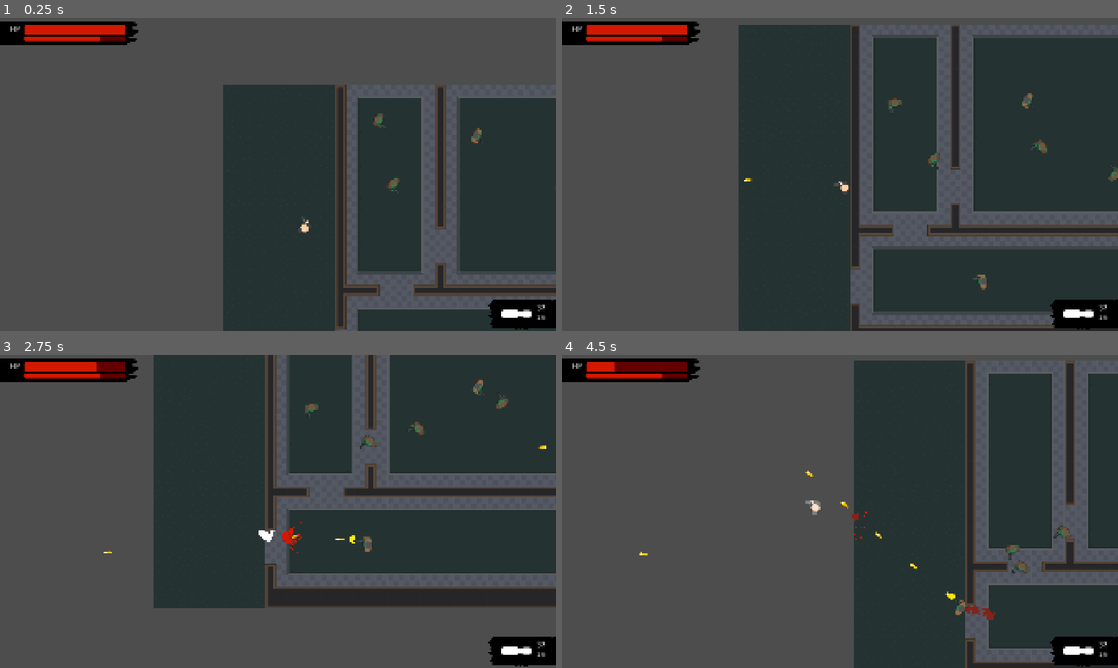
Above: before the commit, frames 1-4 (two rows, left to right).
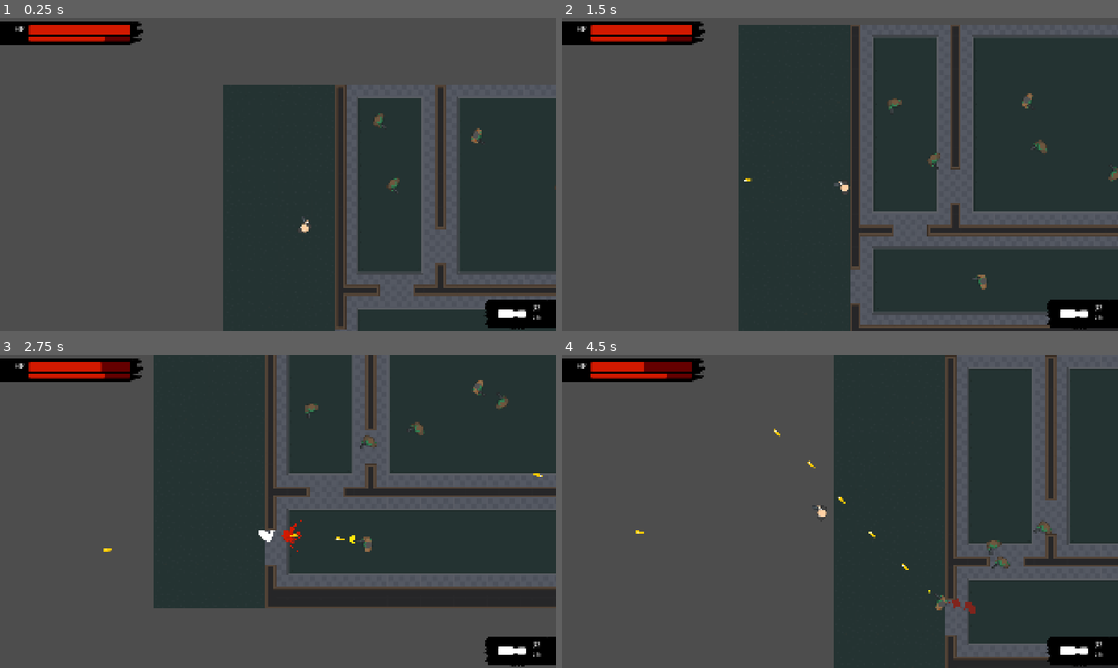
Above: after the commit, the same moments.

Repository: noor-shalaby/velvet-venom
Game: Godot game, scene res://scenes/levels/test_level2_shooters.tscn
Same seed, same stepped clock (60 frames per second), same inputs: the game is played once before the commit and once after it. This scene is started directly instead of the project's main scene. Sound files missing from this copy of the repository are replaced by a short silence.
Inputs (mouse positions are in pixels of both pictures, inside the frame that each line leads up to):
- Up to frame 1 (0.25 s): no input
- Up to frame 2 (1.5 s): tap Enter (ui_accept) at 0.5, 0.77 s; move the mouse to (962, 158) at 0.52 s; hold D (right) 0.53-1.28 s; hold Shift (dash) 0.53-1.28 s; move the mouse to (728, 190) at 1.27 s; hold S (down) from 1.28 s (still down); click (728, 190) at 1.35 s
- Up to frame 3 (2.75 s): tap Enter (ui_accept) at 1.52 s; move the mouse to (333, 442) at 2.02 s; release S (down) at 2.03 s; hold D (right) from 2.03 s (still down); hold Right mouse button (fire_alt) from 2.03 s (still down)
- Up to frame 4 (4.5 s): move the mouse to (812, 574) at 2.77 s; release D (right) at 2.78 s; release Right mouse button (fire_alt) at 2.78 s; hold Up (ui_up) 2.78-3.53 s; tap 1 (gun) at 2.85 s; tap Enter (ui_accept) at 3.02, 3.77 s; move the mouse to (1006, 558) at 3.52 s; hold 2 (machinegun) 3.53-4.28 s; hold A (left) from 3.53 s (still down); move the mouse to (673, 464) at 4.27 s; tap Mouse wheel down (scroll_down) at 4.35 s

The runs differ from the first frame. In frame 1, 0.4% of the frame differs, in the area x 1-100%, y 1-100%; in frame 2, 0.4%; in frame 3, 0.6%; in frame 4, 17%, in the area x 1-100%, y 0-100%.

Commit message:
added a bloody screen overlay that appears when the Player is low on hp - coded the HUD to fade out and disappear on Player death - accessed HUD elements as unique names for better modularity, readability and convenience

Diff:
--- a/scenes/overlay/blood_splatter_overlay.tscn
+++ b/scenes/overlay/blood_splatter_overlay.tscn
@@ -5,6 +5,7 @@
 
 [sub_resource type="ShaderMaterial" id="ShaderMaterial_r88bl"]
 shader = ExtResource("1_r88bl")
+shader_parameter/maximum_darkness = 0.1
 
 [node name="BloodSplatterOverlay" type="CanvasLayer"]
 
--- a/scenes/ui/hud.tscn
+++ b/scenes/ui/hud.tscn
@@ -1,6 +1,7 @@
-[gd_scene load_steps=10 format=3 uid="uid://dhkaqpdvim4t"]
+[gd_scene load_steps=11 format=3 uid="uid://dhkaqpdvim4t"]
 
 [ext_resource type="Script" uid="uid://bj6jeklgw6nlk" path="res://scripts/ui/hud.gd" id="1_0mwgc"]
+[ext_resource type="Texture2D" uid="uid://bsal2n4fvacno" path="res://assets/overlay/BoodLight.png" id="2_oj5la"]
 [ext_resource type="FontFile" uid="uid://bd575pu2co42h" path="res://assets/fonts/Cinzel-SemiBold.ttf" id="4_136eg"]
 [ext_resource type="Texture2D" uid="uid://dht42lhuygo86" path="res://assets/ui/tex_black.png" id="4_oj5la"]
 [ext_resource type="Texture2D" uid="uid://ds5ibso7vge53" path="res://assets/weapons/weapon_machinegun.png" id="5_136eg"]
@@ -37,24 +38,44 @@
 [node name="HUD" type="CanvasLayer"]
 script = ExtResource("1_0mwgc")
 
-[node name="Margin" type="MarginContainer" parent="."]
+[node name="Control" type="Control" parent="."]
+layout_mode = 3
 anchors_preset = 15
 anchor_right = 1.0
 anchor_bottom = 1.0
 grow_horizontal = 2
 grow_vertical = 2
-theme_override_constants/margin_left = 16
+
+[node name="BloodOverlay" type="TextureRect" parent="Control"]
+modulate = Color(1, 1, 1, 0)
+layout_mode = 1
+anchors_preset = 15
+anchor_right = 1.0
+anchor_bottom = 1.0
+grow_horizontal = 2
+grow_vertical = 2
+texture = ExtResource("2_oj5la")
+expand_mode = 1
+
+[node name="Margin" type="MarginContainer" parent="Control"]
+layout_mode = 1
+anchors_preset = 15
+anchor_right = 1.0
+anchor_bottom = 1.0
+grow_horizontal = 2
+grow_vertical = 2
+theme_override_constants/margin_left = 32
 theme_override_constants/margin_top = 16
-theme_override_constants/margin_right = 16
+theme_override_constants/margin_right = 32
 theme_override_constants/margin_bottom = 16
 
-[node name="HPPanel" type="PanelContainer" parent="Margin"]
+[node name="HPPanel" type="PanelContainer" parent="Control/Margin"]
 layout_mode = 2
 size_flags_horizontal = 0
 size_flags_vertical = 0
 theme_override_styles/panel = SubResource("StyleBoxTexture_oj5la")
 
-[node name="HPMargin" type="MarginContainer" parent="Margin/HPPanel"]
+[node name="HPMargin" type="MarginContainer" parent="Control/Margin/HPPanel"]
 z_index = 1
 layout_mode = 2
 theme_override_constants/margin_left = 16
@@ -62,23 +83,24 @@
 theme_override_constants/margin_right = 16
 theme_override_constants/margin_bottom = 8
 
-[node name="VBox" type="VBoxContainer" parent="Margin/HPPanel/HPMargin"]
+[node name="VBox" type="VBoxContainer" parent="Control/Margin/HPPanel/HPMargin"]
 layout_mode = 2
 
-[node name="HPBox" type="HBoxContainer" parent="Margin/HPPanel/HPMargin/VBox"]
+[node name="HPBox" type="HBoxContainer" parent="Control/Margin/HPPanel/HPMargin/VBox"]
 custom_minimum_size = Vector2(400, 0)
 layout_mode = 2
 size_flags_horizontal = 0
 size_flags_vertical = 0
 theme_override_constants/separation = 16
 
-[node name="HPLabel" type="Label" parent="Margin/HPPanel/HPMargin/VBox/HPBox"]
+[node name="HPLabel" type="Label" parent="Control/Margin/HPPanel/HPMargin/VBox/HPBox"]
 layout_mode = 2
 theme_override_fonts/font = ExtResource("4_136eg")
 theme_override_font_sizes/font_size = 24
 text = "HP"
 
-[node name="HPBar" type="ProgressBar" parent="Margin/HPPanel/HPMargin/VBox/HPBox"]
+[node name="HPBar" type="ProgressBar" parent="Control/Margin/HPPanel/HPMargin/VBox/HPBox"]
+unique_name_in_owner = true
 layout_mode = 2
 size_flags_horizontal = 3
 size_flags_vertical = 1
@@ -87,16 +109,18 @@
 value = 100.0
 show_percentage = false
 
-[node name="BloodBox" type="HBoxContainer" parent="Margin/HPPanel/HPMargin/VBox"]
+[node name="BloodBox" type="HBoxContainer" parent="Control/Margin/HPPanel/HPMargin/VBox"]
+unique_name_in_owner = true
 custom_minimum_size = Vector2(0, 16)
 layout_mode = 2
 theme_override_constants/separation = 16
 
-[node name="Control" type="Control" parent="Margin/HPPanel/HPMargin/VBox/BloodBox"]
+[node name="Control" type="Control" parent="Control/Margin/HPPanel/HPMargin/VBox/BloodBox"]
 custom_minimum_size = Vector2(35, 0)
 layout_mode = 2
 
-[node name="BloodBar" type="ProgressBar" parent="Margin/HPPanel/HPMargin/VBox/BloodBox"]
+[node name="BloodBar" type="ProgressBar" parent="Control/Margin/HPPanel/HPMargin/VBox/BloodBox"]
+unique_name_in_owner = true
 layout_mode = 2
 size_flags_horizontal = 3
 size_flags_vertical = 1
@@ -105,24 +129,26 @@
 value = 75.0
 show_percentage = false
 
-[node name="WeaponPanel" type="PanelContainer" parent="Margin"]
+[node name="WeaponPanel" type="PanelContainer" parent="Control/Margin"]
+unique_name_in_owner = true
 layout_mode = 2
 size_flags_horizontal = 8
 size_flags_vertical = 8
 theme_override_styles/panel = SubResource("StyleBoxTexture_136eg")
 
-[node name="WeaponMargin" type="MarginContainer" parent="Margin/WeaponPanel"]
+[node name="WeaponMargin" type="MarginContainer" parent="Control/Margin/WeaponPanel"]
 layout_mode = 2
 theme_override_constants/margin_left = 16
 theme_override_constants/margin_top = 8
 theme_override_constants/margin_right = 16
 theme_override_constants/margin_bottom = 8
 
-[node name="WeaponBox" type="HBoxContainer" parent="Margin/WeaponPanel/WeaponMargin"]
+[node name="WeaponBox" type="HBoxContainer" parent="Control/Margin/WeaponPanel/WeaponMargin"]
 layout_mode = 2
 theme_override_constants/separation = 16
 
-[node name="WeaponTexture" type="TextureRect" parent="Margin/WeaponPanel/WeaponMargin/WeaponBox"]
+[node name="WeaponRect" type="TextureRect" parent="Control/Margin/WeaponPanel/WeaponMargin/WeaponBox"]
+unique_name_in_owner = true
 material = ExtResource("5_oj5la")
 custom_minimum_size = Vector2(100, 72)
 layout_mode = 2
@@ -130,10 +156,11 @@
 expand_mode = 5
 stretch_mode = 5
 
-[node name="AmmoBox" type="VBoxContainer" parent="Margin/WeaponPanel/WeaponMargin/WeaponBox"]
+[node name="AmmoBox" type="VBoxContainer" parent="Control/Margin/WeaponPanel/WeaponMargin/WeaponBox"]
 layout_mode = 2
 
-[node name="MagLabel" type="Label" parent="Margin/WeaponPanel/WeaponMargin/WeaponBox/AmmoBox"]
+[node name="MagLabel" type="Label" parent="Control/Margin/WeaponPanel/WeaponMargin/WeaponBox/AmmoBox"]
+unique_name_in_owner = true
 custom_minimum_size = Vector2(40, 0)
 layout_mode = 2
 theme_override_fonts/font = ExtResource("4_136eg")
@@ -142,7 +169,7 @@
 horizontal_alignment = 1
 vertical_alignment = 1
 
-[node name="AmmoLabel" type="Label" parent="Margin/WeaponPanel/WeaponMargin/WeaponBox/AmmoBox"]
+[node name="AmmoLabel" type="Label" parent="Control/Margin/WeaponPanel/WeaponMargin/WeaponBox/AmmoBox"]
 layout_mode = 2
 theme_override_colors/font_color = Color(0.784314, 0.784314, 0.784314, 1)
 theme_override_fonts/font = ExtResource("4_136eg")
--- a/scripts/characters/player/player.gd
+++ b/scripts/characters/player/player.gd
@@ -185,6 +185,7 @@
 	var death_screen: CanvasLayer = DEATH_SCREEN_SCENE.instantiate()
 	game.add_child(death_screen)
 
+	EventBus.emit_signal("player_died")
 	queue_free()
 
 
--- a/scripts/characters/zombies/zombie_gunner.gd
+++ b/scripts/characters/zombies/zombie_gunner.gd
@@ -64,7 +64,7 @@
 
 var weapon: Dictionary[String, Variant] = weapons.pick_random()
 
-@export_range(0.0, 1.0, 0.01) var precision: float = 6.0
+@export_range(0.0, 1.0, 0.01) var precision: float = 10.0
 @export var melee_range: float = 76.0
 
 var can_shoot: bool = true
--- a/scripts/ui/hud.gd
+++ b/scripts/ui/hud.gd
@@ -1,12 +1,16 @@
 extends CanvasLayer
 
 
-@onready var hp_bar: ProgressBar = $Margin/HPPanel/HPMargin/VBox/HPBox/HPBar
-@onready var blood_box: HBoxContainer = $Margin/HPPanel/HPMargin/VBox/BloodBox
-@onready var blood_bar: ProgressBar = $Margin/HPPanel/HPMargin/VBox/BloodBox/BloodBar
-@onready var weapon_panel: PanelContainer = $Margin/WeaponPanel
-@onready var weapon_rect: TextureRect = $Margin/WeaponPanel/WeaponMargin/WeaponBox/WeaponTexture
-@onready var mag_label: Label = $Margin/WeaponPanel/WeaponMargin/WeaponBox/AmmoBox/MagLabel
+const BLOOD_OVERLAY_THRESHOLD: float = 0.4
+
+@onready var control: Control = $Control
+@onready var blood_overlay: TextureRect = $Control/BloodOverlay
+@onready var hp_bar: ProgressBar = %HPBar
+@onready var blood_box: HBoxContainer = %BloodBox
+@onready var blood_bar: ProgressBar = %BloodBar
+@onready var weapon_panel: PanelContainer = %WeaponPanel
+@onready var weapon_rect: TextureRect = %WeaponRect
+@onready var mag_label: Label = %MagLabel
 
 const WEAPON_TEXTURES: Dictionary[String, CompressedTexture2D] = {
 	"gun": preload(Constants.FILE_UIDS.weapon_tex_gun),
@@ -17,6 +21,7 @@
 func _ready() -> void:
 	EventBus.connect("player_class_changed", _update_player_class)
 	EventBus.connect("player_hp_changed", _update_player_hp)
+	EventBus.connect("player_died", disappear)
 
 	show()
 
@@ -34,7 +39,9 @@
 			EventBus.connect("player_blood_changed", _update_player_blood)
 
 func _update_player_hp(new_value: float, max_value: float) -> void:
-	create_tween().tween_property(hp_bar, "value", (new_value / max_value) * 100, 0.1)
+	var tween: Tween = create_tween().set_parallel(true)
+	tween.tween_property(hp_bar, "value", (new_value / max_value) * 100, 0.1)
+	tween.tween_property(blood_overlay, "modulate:a", (((max_value - new_value) / max_value) - (1.0 - BLOOD_OVERLAY_THRESHOLD)) * 1.7, 0.1)
 
 func _update_player_weapon(new_weapon_name: String) -> void:
 	weapon_rect.texture = WEAPON_TEXTURES[new_weapon_name]
@@ -44,3 +51,11 @@
 
 func _update_player_blood(new_value: float, max_value: float) -> void:
 	create_tween().tween_property(blood_bar, "value", (new_value / max_value) * 100, 0.1)
+
+
+func disappear() -> void:
+	print("hey")
+	var tween: Tween = create_tween()
+	tween.tween_property(control, "modulate:a", 0.0, 0.1)
+	await tween.finished
+	hide()
Not shown, changed: CreditsToGive.txt
Not shown, changed: TODOs.txt
Binary file added: assets/overlay/BoodLight.png
Not shown, added: assets/overlay/BoodLight.png.import
Not shown, changed: devlog.txt
